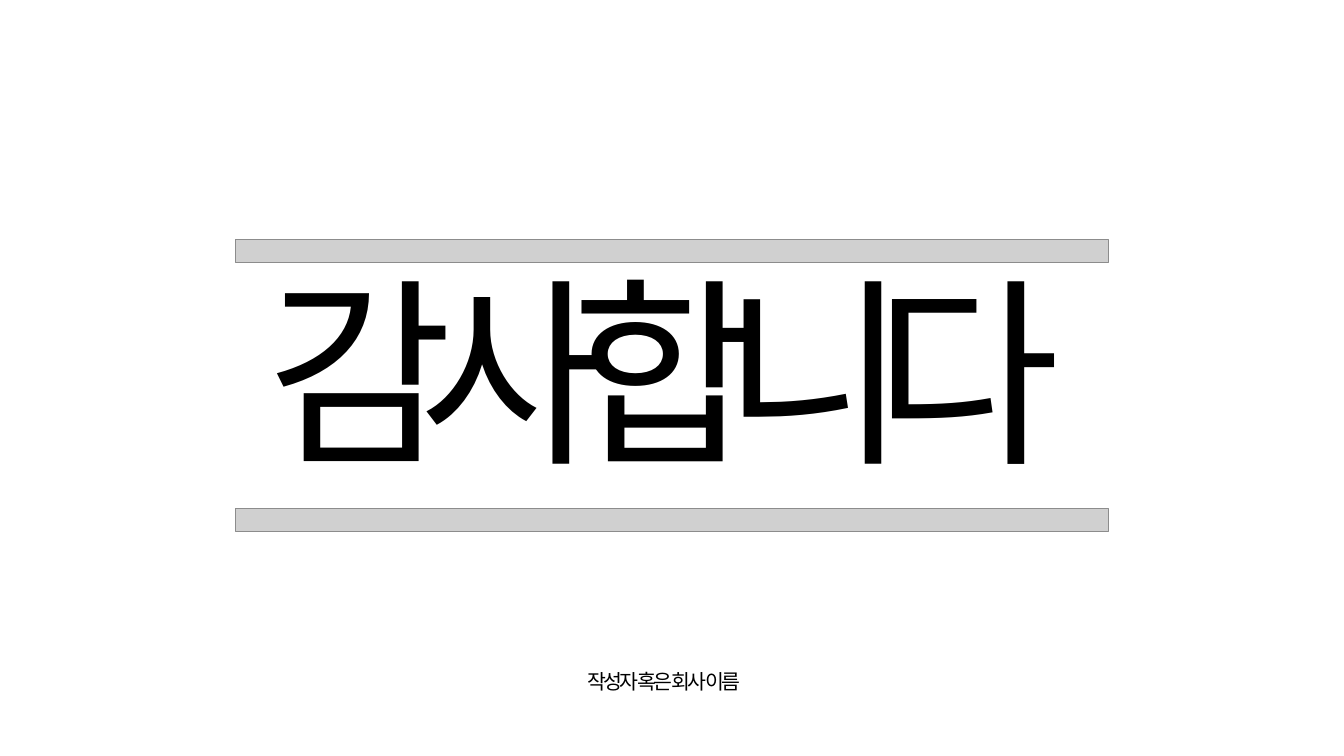
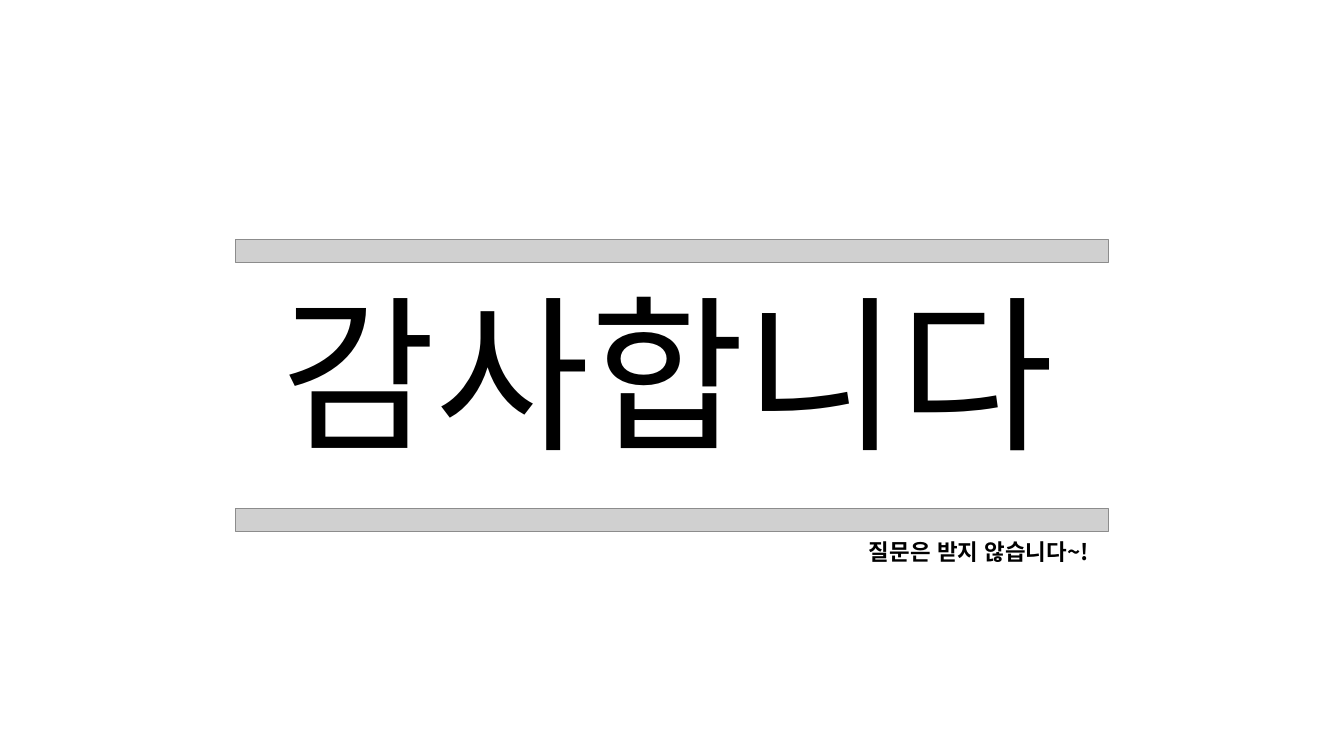
Before and after one commit to jihokim86/-team3-1st-_-project, a slide deck: slide 17 of CLI_직원관리프로그램.pptx. Drawn at 1344x756 pixels with LibreOffice and Linux fonts; fonts in the diff are those of the drawing; grey boxes stand for pictures. Boxes give left, top, right and bottom in pixels: in the first picture for what was removed or moved away, otherwise in the second. Text is boxed around its words. In the diff, an @@ line names an element or a change of style, - is before the commit and + after.

```diff
--- a/CLI_직원관리프로그램.pptx
+++ b/CLI_직원관리프로그램.pptx
@@ text "감사합니다": place and size @@
-text "감사합니다" at [267, 243, 1060, 464]
+text "감사합니다" at [281, 296, 1054, 451]
@@ text "감사합니다" at [281, 296, 1054, 451]: size 216 to 180 pt, font Lato to Noto Sans CJK KR, letter spacing -36 to 0 pt @@
@@ text added at [869, 541, 1089, 562], 24 pt, text #000000, bold @@
+질문은 받지 않습니다~!
@@ text removed at [588, 671, 740, 691] @@
-작성자 혹은 회사 이름
```
Also in this commit, not shown: 4 other slides changed.
